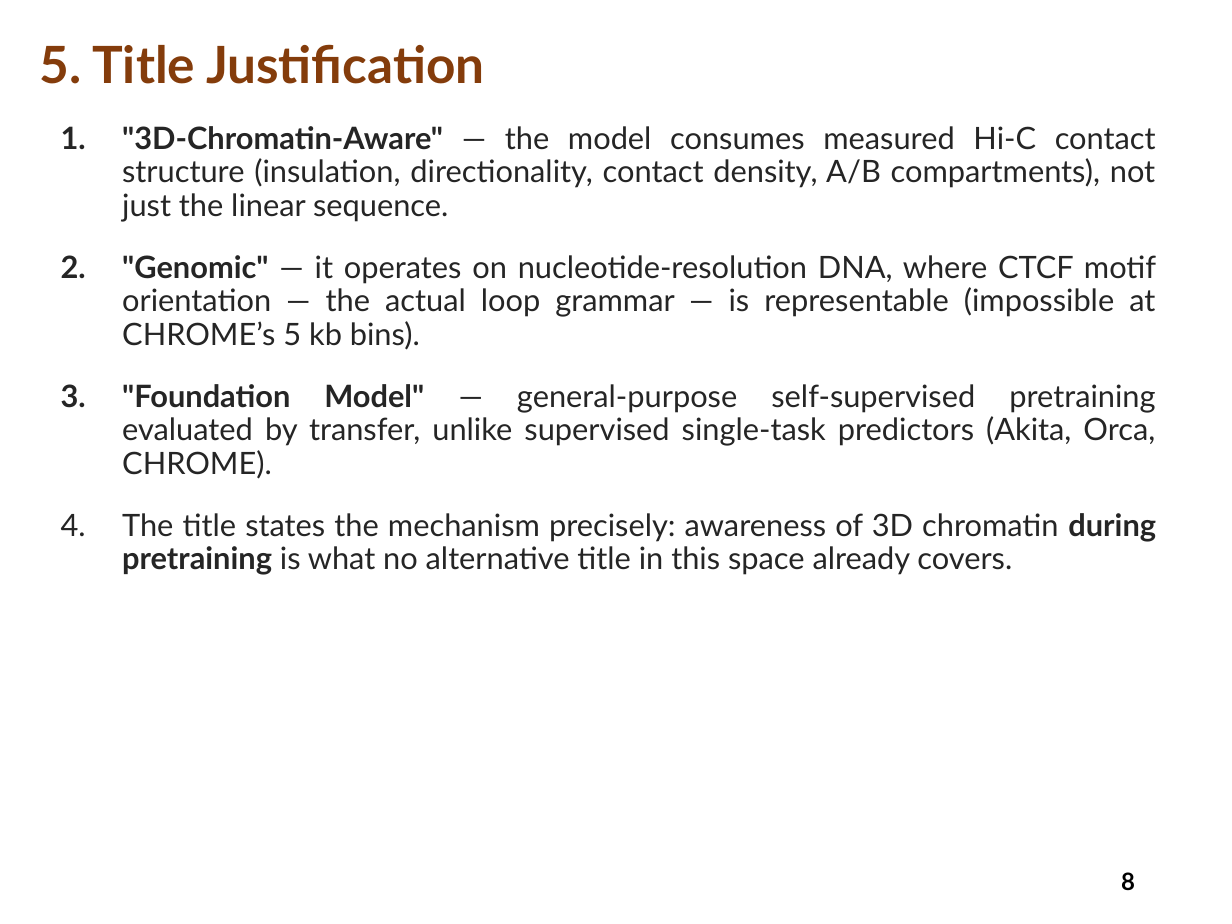
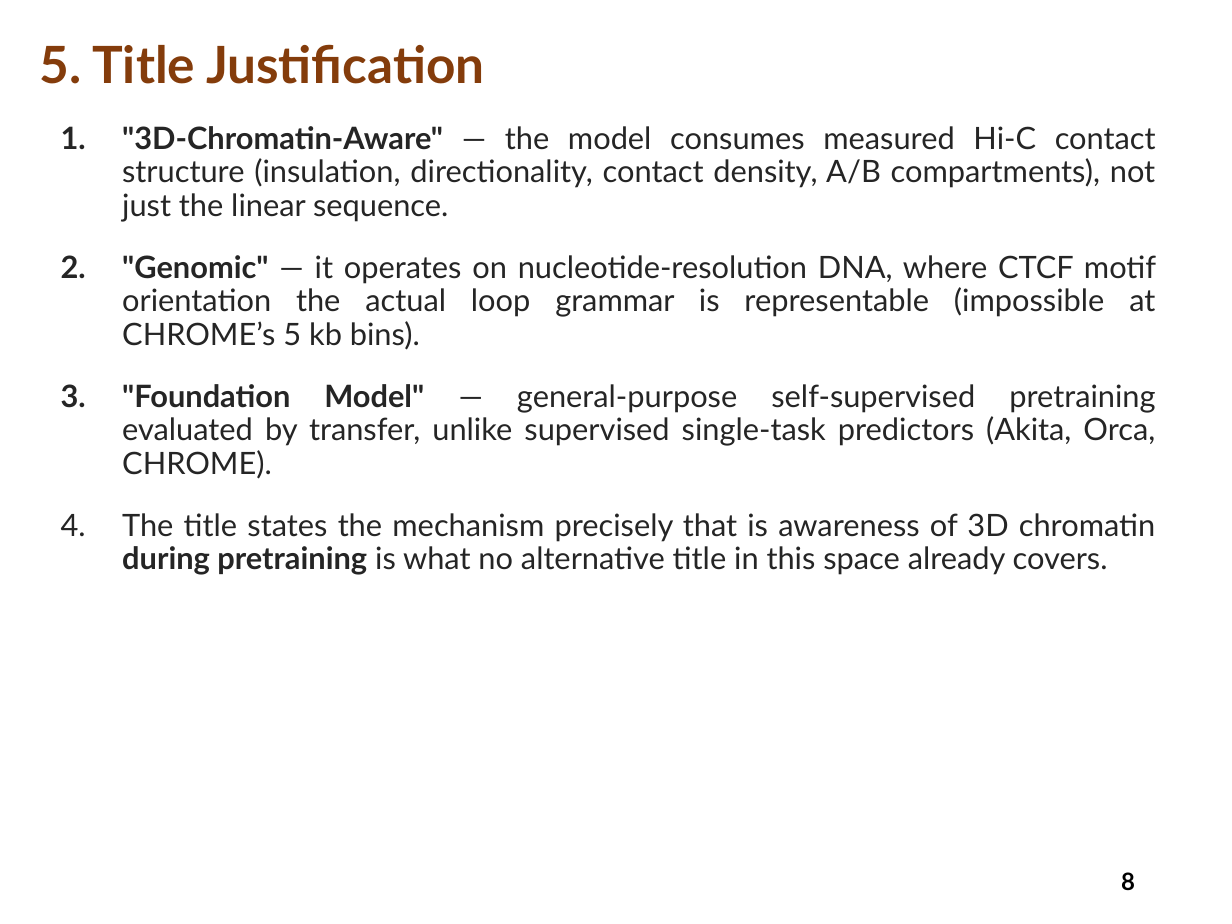
Before and after one commit to charansaiponnada/3D-Chromatin-Aware-Genomic-FM, a slide deck: slide 8 of presentations/Mini_Project_Review_0.pptx. Drawn at 1232x924 pixels with LibreOffice and Linux fonts; fonts in the diff are those of the drawing. Boxes give left, top, right and bottom in pixels: in the first picture for what was removed or moved away, otherwise in the second. Text is boxed around its words. In the diff, an @@ line names an element or a change of style, - is before the commit and + after.

```diff
--- a/presentations/Mini_Project_Review_0.pptx
+++ b/presentations/Mini_Project_Review_0.pptx
@@ text at (x1=122, y1=255, x2=1156, y2=350): text changed @@
-2. "Genomic" — it operates on nucleotide-resolution DNA, where CTCF motif orientation — the actual loop grammar — is representable (impossible at CHROME’s 5 kb bins).
+2. "Genomic" — it operates on nucleotide-resolution DNA, where CTCF motif orientation the actual loop grammar is representable (impossible at CHROME’s 5 kb bins).
@@ text at (x1=122, y1=513, x2=1155, y2=575): text changed @@
-4. The title states the mechanism precisely: awareness of 3D chromatin during pretraining is what no alternative title in this space already covers.
+4. The title states the mechanism precisely that is awareness of 3D chromatin during pretraining is what no alternative title in this space already covers.
```
Also in this commit, not shown: 10 other slides changed, 7 other files.
